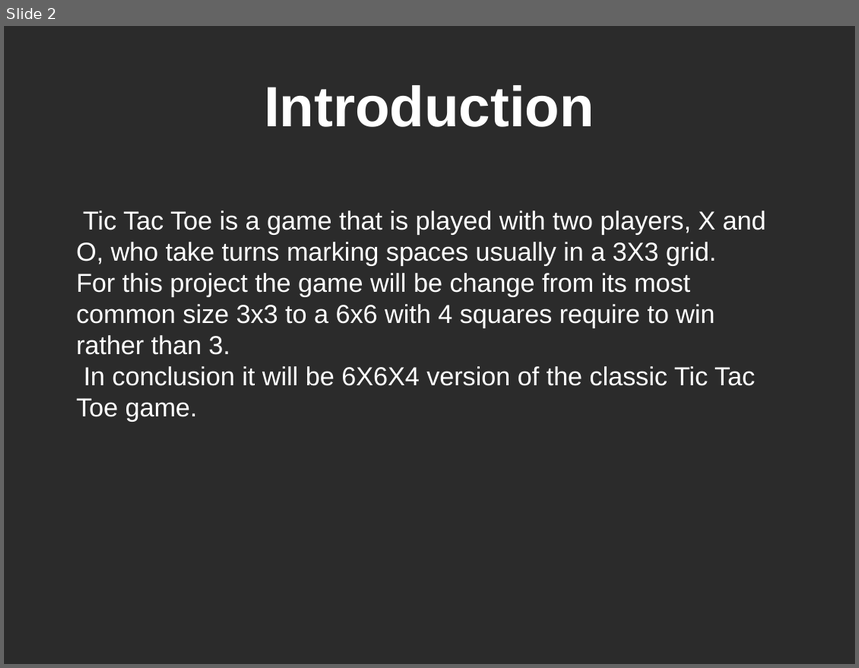
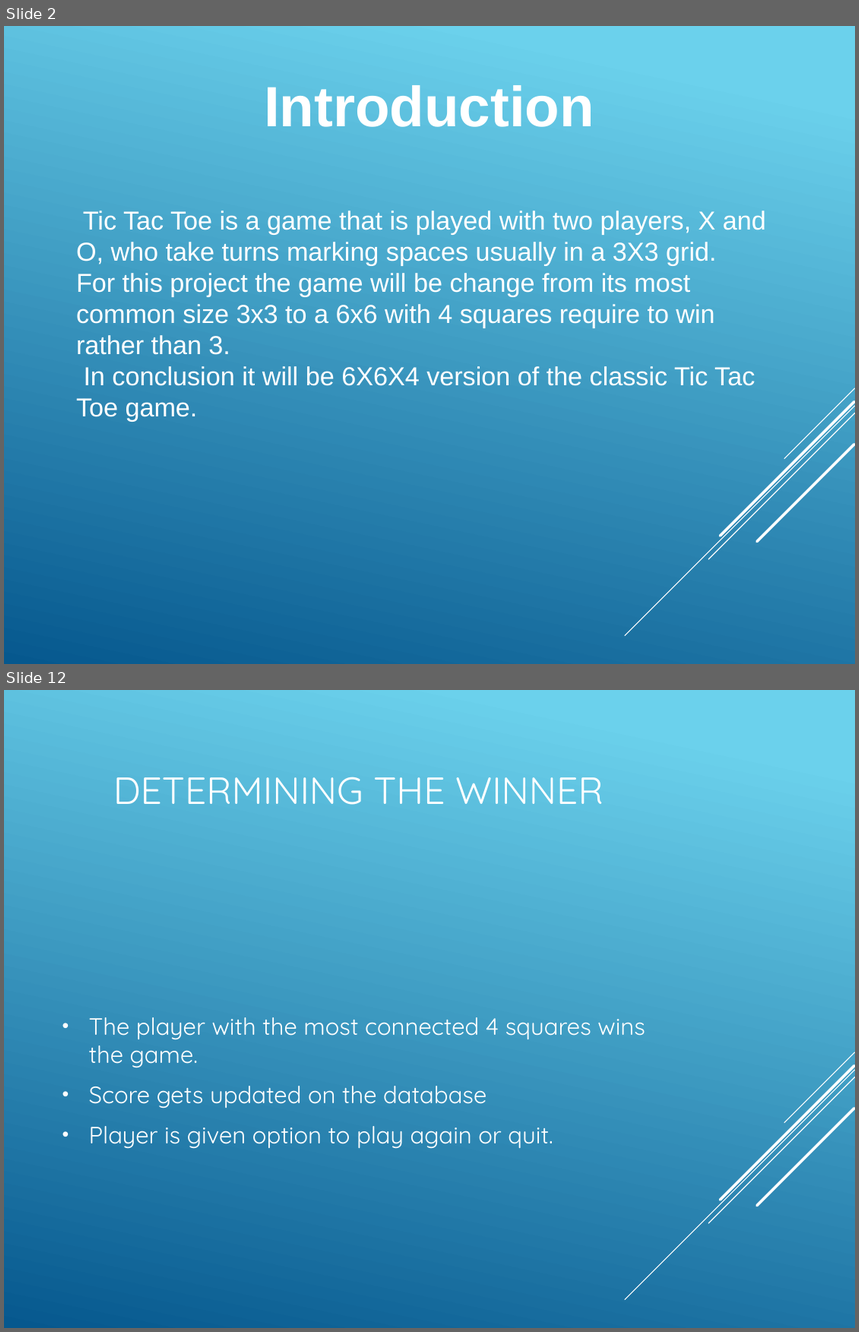
Before and after one commit to Amatarasu/A-Team, a slide deck: Power Point Presentation-bk.pptx. Shown one above the other, each under a label of ours: slide 2 before the commit, slides 2 and 12 after it; the slides between them are not shown. The pictures are 859x668 and 859x1332 pixels, drawn with LibreOffice and Linux fonts; fonts in the diff are those of the drawing; background and template pictures are left out; a plain dark background stands for a picture behind light text. Boxes give left, top, right and bottom in pixels: in the first picture for what was removed or moved away, otherwise in the second. Text is boxed around its words. In the diff, an @@ line names an element or a change of style, - is before the commit and + after.

```diff
--- a/Power Point Presentation-bk.pptx
+++ b/Power Point Presentation-bk.pptx
@@ slide 12 added at (4, 690, 855, 1328), background gradient #6ED2EB to #06588E; not listed: 5 template elements that a slide beside it also shows @@
@@ title added at (113, 777, 604, 805), 32 pt, text #FFFFFF @@
+DETERMINING THE WINNER
@@ text added at (89, 1018, 645, 1149), 20 pt, text #FFFFFF @@
+• The player with the most connected 4 squares wins the game.
+• Score gets updated on the database
+• Player is given option to play again or quit.
@@ slide 2 changed as well @@
@@ background picture (left out) to gradient #6ED2EB to #06588E @@
@@ group added at (626, 389, 855, 636): 5 lines @@
```
Also in this commit, not shown: 2 other slides changed, 9 other slides added, 6 slides removed, 5 other files.
